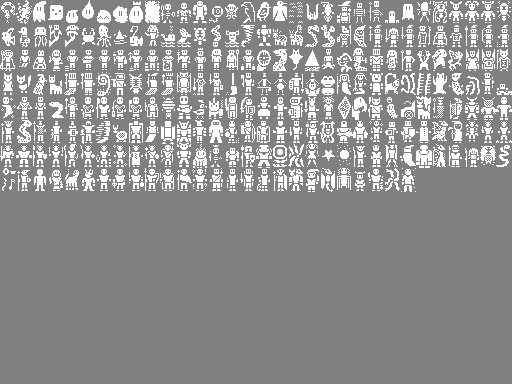
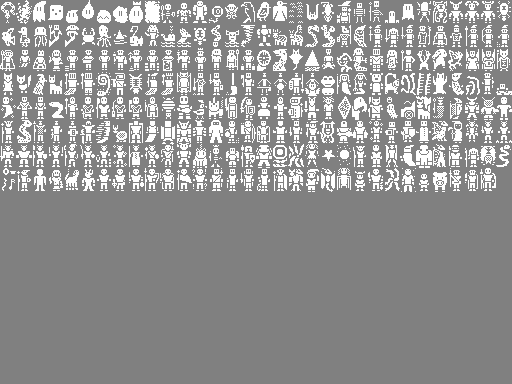
Comparing the layer stacks of the two 512x384 images. Changes:
painted on "Background" over left=419, top=168, right=496, bottom=192
